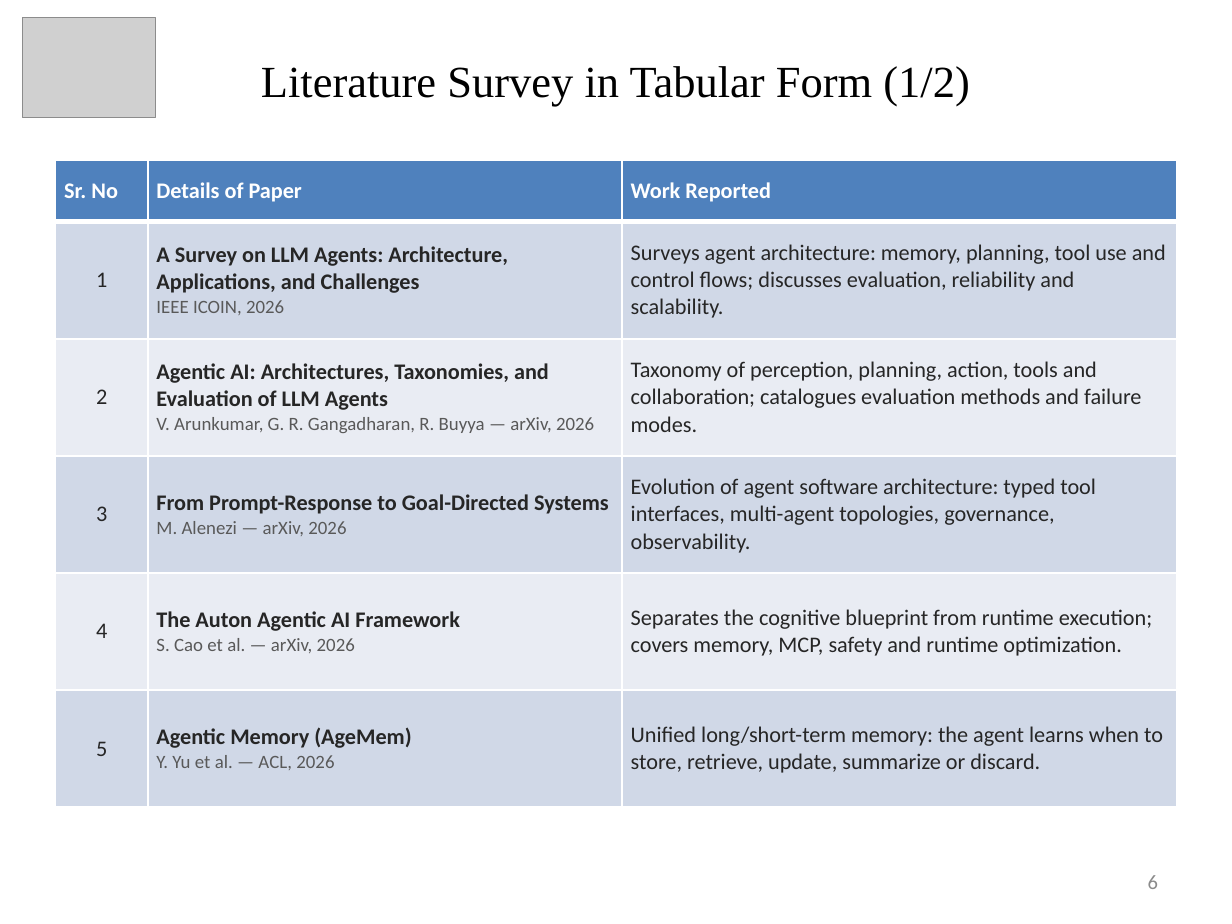
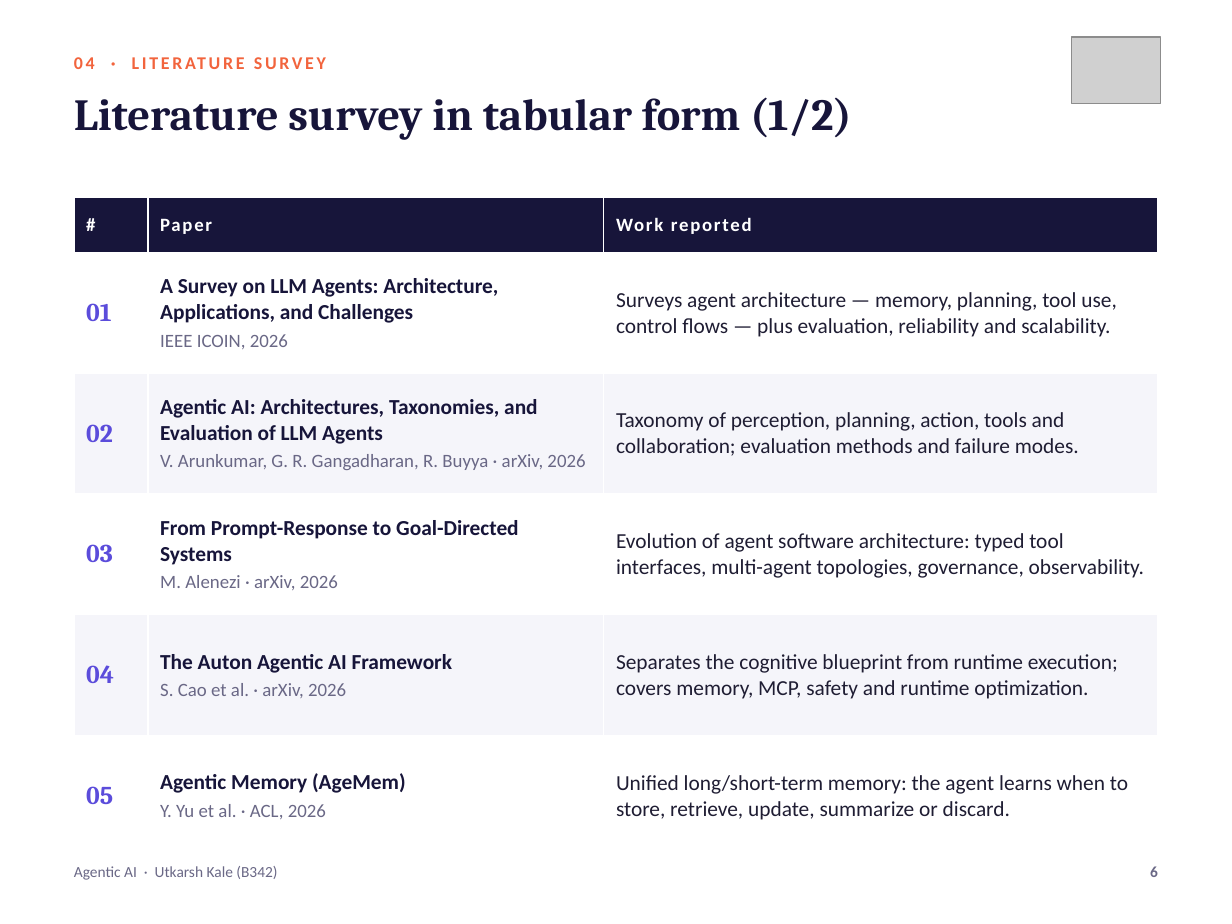
Before and after one commit to UtkarshKale/Cooga, a slide deck: slide 6 of seminar-ppt/Seminar_PPT_Agentic_AI_B342_Utkarsh_Kale.pptx. Drawn at 1232x924 pixels with LibreOffice and Linux fonts; fonts in the diff are those of the drawing; grey boxes stand for pictures. Boxes give left, top, right and bottom in pixels: in the first picture for what was removed or moved away, otherwise in the second. Text is boxed around its words. In the diff, an @@ line names an element or a change of style, - is before the commit and + after.

```diff
--- a/seminar-ppt/Seminar_PPT_Agentic_AI_B342_Utkarsh_Kale.pptx
+++ b/seminar-ppt/Seminar_PPT_Agentic_AI_B342_Utkarsh_Kale.pptx
@@ text added at (74, 52, 1010, 89), 10.5 pt, text #F2643D, bold @@
+04 · LITERATURE SURVEY
@@ picture: place and size @@
-picture at (22, 17, 155, 117)
+picture at (1072, 37, 1161, 103)
@@ text "Literature survey in tabular form ..." at (74, 97, 852, 140): vertical alignment middle to top @@
@@ text at (74, 97, 852, 140): text changed; font Times New Roman to Cambria; text colour #000000 to #17153A; bold on @@
-Literature Survey in Tabular Form (1/2)
+Literature survey in tabular form (1/2)
@@ table at (74, 197, 1158, 856) @@
-row 1: Sr. No | Details of Paper | Work Reported
+row 1: # | Paper | Work reported
-row 2, column 1: 1
+row 2, column 1: 01
-row 2, column 3: Surveys agent architecture: memory, planning, tool use and control flows; discusses evaluation, reliability and scalability.
+row 2, column 3: Surveys agent architecture — memory, planning, tool use, control flows — plus evaluation, reliability and scalability.
-row 3: 2 | Agentic AI: Architectures, Taxonomies, and Evaluation of LLM Agents / V. Arunkumar, G. R. Gangadharan, R. Buyya — arXiv, 2026 | Taxonomy of perception, planning, action, tools and collaboration; catalogues evaluation methods and failure modes.
+row 3: 02 | Agentic AI: Architectures, Taxonomies, and Evaluation of LLM Agents / V. Arunkumar, G. R. Gangadharan, R. Buyya · arXiv, 2026 | Taxonomy of perception, planning, action, tools and collaboration; evaluation methods and failure modes.
-row 4, column 1: 3
+row 4, column 1: 03
-row 4, column 2: From Prompt-Response to Goal-Directed Systems / M. Alenezi — arXiv, 2026
+row 4, column 2: From Prompt-Response to Goal-Directed Systems / M. Alenezi · arXiv, 2026
-row 5, column 1: 4
+row 5, column 1: 04
-row 5, column 2: The Auton Agentic AI Framework / S. Cao et al. — arXiv, 2026
+row 5, column 2: The Auton Agentic AI Framework / S. Cao et al. · arXiv, 2026
-row 6, column 1: 5
+row 6, column 1: 05
-row 6, column 2: Agentic Memory (AgeMem) / Y. Yu et al. — ACL, 2026
+row 6, column 2: Agentic Memory (AgeMem) / Y. Yu et al. · ACL, 2026
@@ fill #4F81BD to #17153A in row 1 @@
@@ fill #D0D8E8 to #FFFFFF in 9 cells @@
@@ fill #E9EDF4 to #F5F5FA in 6 cells @@
@@ size 13 to 12.5 pt in "A Survey on LLM Agents: Architecture, Applications, ...", "Evolution of agent software architecture: typed tool ...", "Separates the cognitive blueprint from runtime execution; ...", "Unified long/short-term memory: the agent learns when ..." @@
@@ text colour #262626 to #17153A in "A Survey on LLM Agents: Architecture, Applications, ..." @@
@@ text colour #595959 to #6A6886 in "IEEE ICOIN, 2026" @@
@@ text colour #262626 to #1F1D33 in "Evolution of agent software architecture: typed tool ...", "Separates the cognitive blueprint from runtime execution; ...", "Unified long/short-term memory: the agent learns when ..." @@
@@ more space between paragraphs @@
@@ borders changed @@
@@ table: place and size @@
-table at (55, 160, 1177, 807)
+table at (74, 197, 1158, 856)
@@ text added at (74, 866, 277, 880), 9 pt, text #6A6886 @@
+Agentic AI · Utkarsh Kale (B342)
@@ page number: place and size @@
-page number at (1148, 875, 1158, 889)
+page number at (1150, 866, 1158, 877)
@@ page number at (1150, 866, 1158, 877): size 12 to 9 pt, text colour #8C8C8C to #6A6886, bold on; vertical alignment middle to top @@
```
Also in this commit, not shown: 18 other slides changed, 7 other files.
